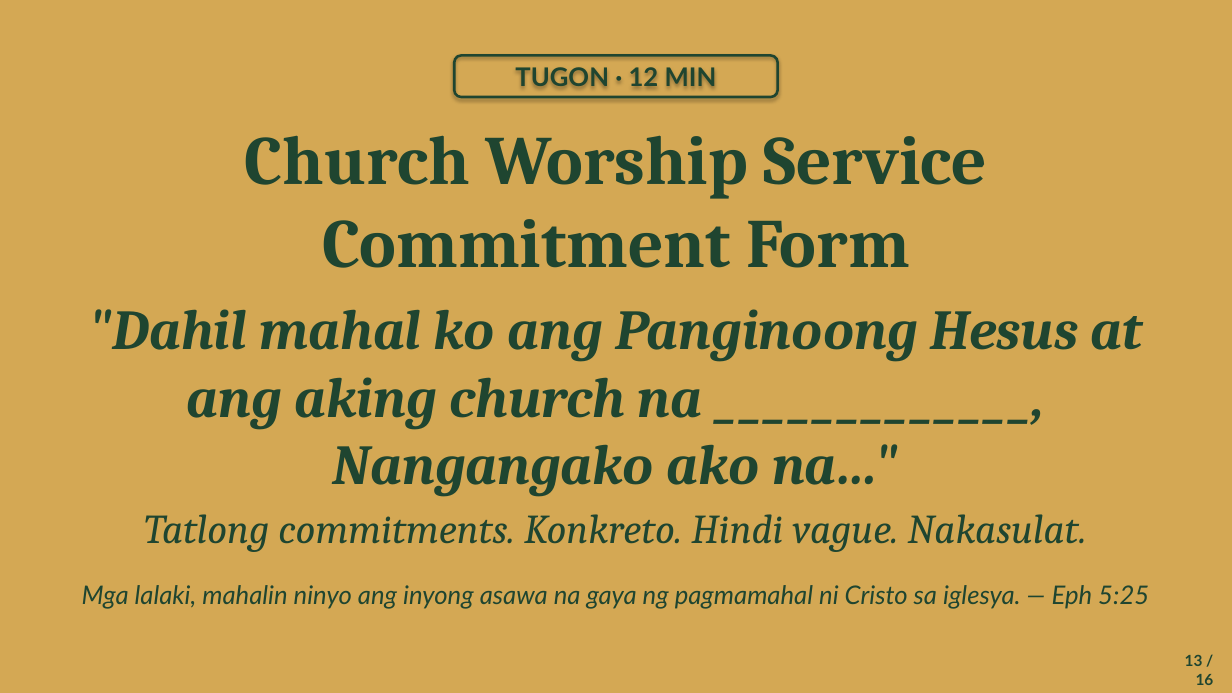
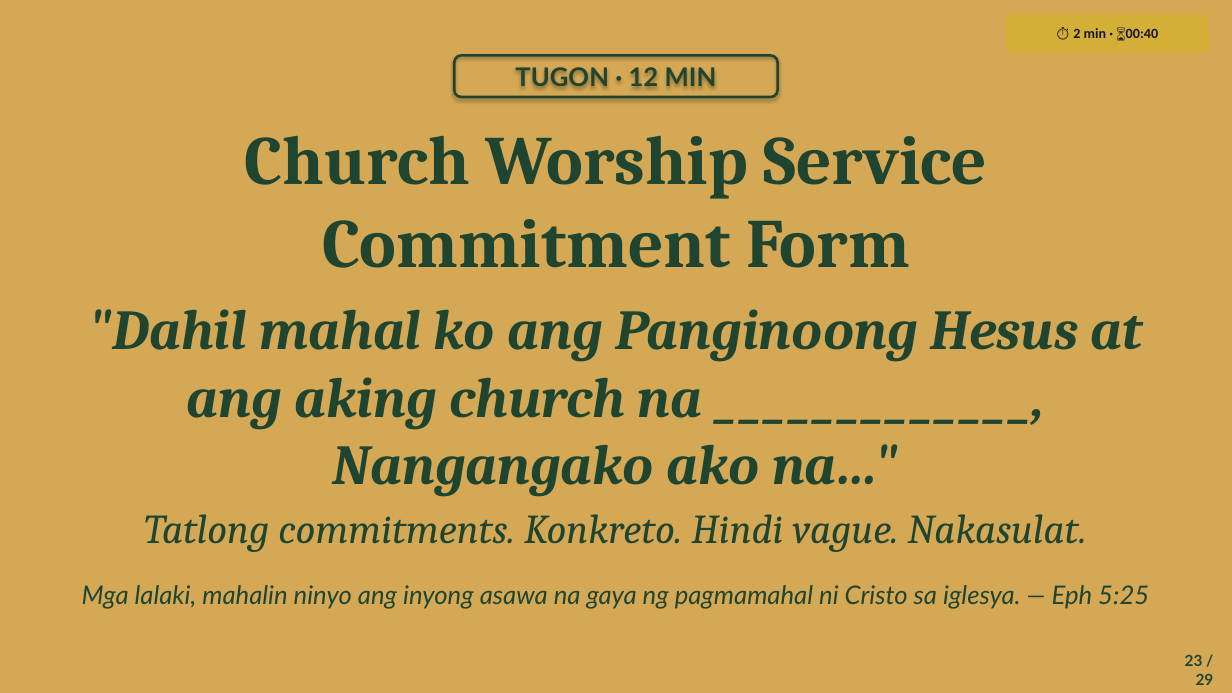
Before and after one commit to gejable1/multiply, a slide deck: slide 23 of lessons/btli101_xrw5fg/btli1_l7_slides.pptx (slide 14 before the commit). Drawn at 1232x693 pixels with LibreOffice and Linux fonts; fonts in the diff are those of the drawing. Boxes give left, top, right and bottom in pixels: in the first picture for what was removed or moved away, otherwise in the second. Text is boxed around its words. In the diff, an @@ line names an element or a change of style, - is before the commit and + after.

```diff
--- a/lessons/btli101_xrw5fg/btli1_l7_slides.pptx
+++ b/lessons/btli101_xrw5fg/btli1_l7_slides.pptx
@@ rounded rectangle added at (x1=1006, y1=14, x2=1209, y2=53), fill #D4AF37, 11 pt, text #141628, bold @@
+⏱ 2 min · ⌛00:40
@@ text at (x1=1185, y1=655, x2=1214, y2=685): text changed @@
-13 / 16
+23 / 29
```
Also in this commit, not shown: 16 other slides changed, 12 slides added.
